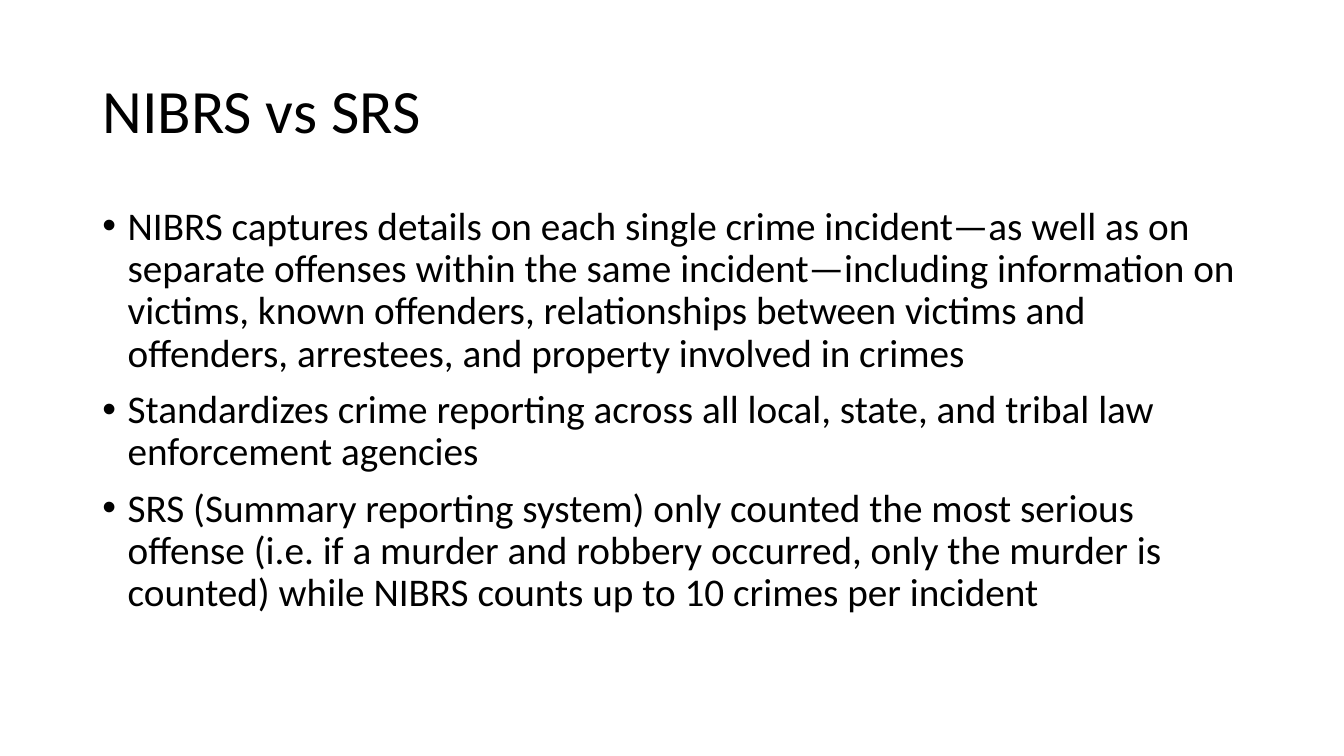
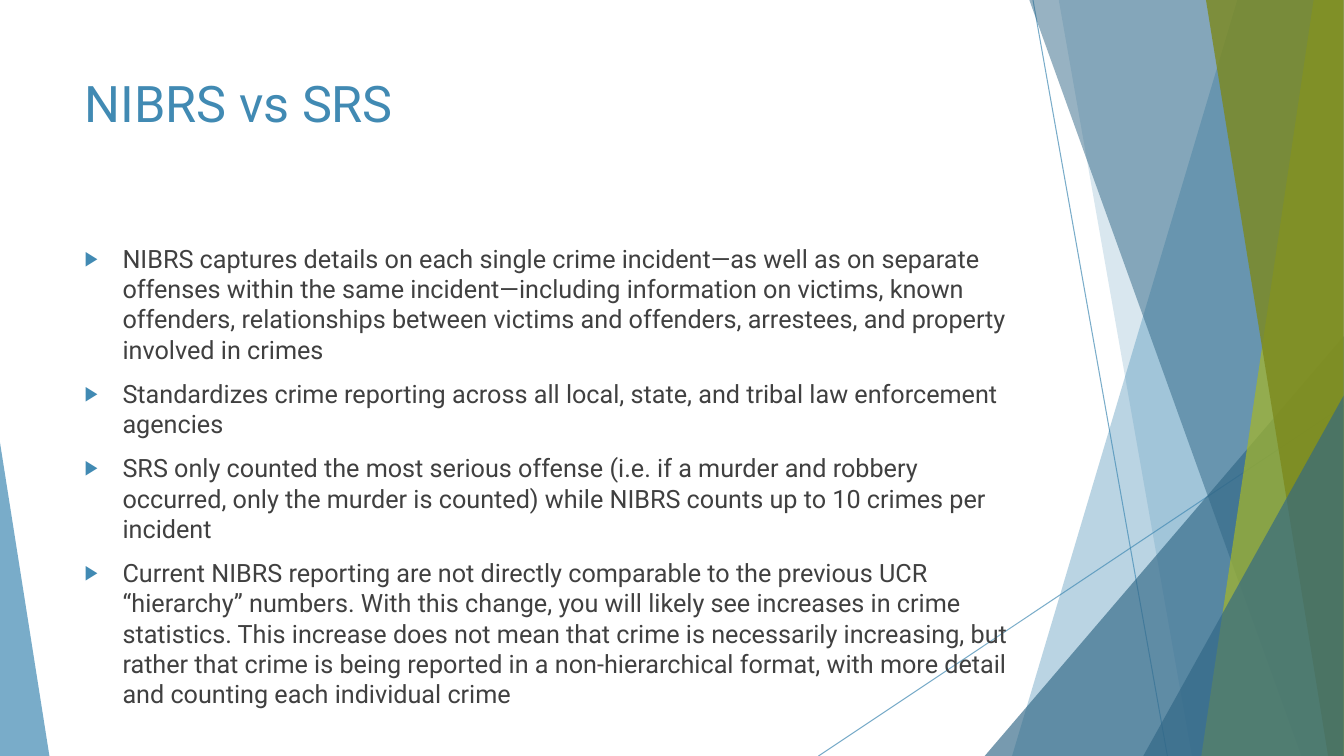
Before and after one commit to wumcrc/monthly-crime-reports, a slide deck: slide 3 of NIBRS/results/test.pptx. Drawn at 1344x756 pixels with LibreOffice and Linux fonts; fonts in the diff are those of the drawing. Boxes give left, top, right and bottom in pixels: in the first picture for what was removed or moved away, otherwise in the second. Text is boxed around its words. In the diff, an @@ line names an element or a change of style, - is before the commit and + after.

Commit message:
Update pptx theme/adjust flextable position

```diff
--- a/NIBRS/results/test.pptx
+++ b/NIBRS/results/test.pptx
@@ title "NIBRS vs SRS": place and size @@
-title "NIBRS vs SRS" at (102, 93, 421, 134)
+title "NIBRS vs SRS" at (85, 85, 393, 123)
@@ title "NIBRS vs SRS" at (85, 85, 393, 123): size 44 to 36 pt, font Calibri to Roboto, text colour #000000 to #418AB3; line spacing 0.9 to 1; vertical alignment middle to top @@
@@ text "NIBRS captures details on each ...": place and size @@
-text "NIBRS captures details on each ..." at (128, 212, 1234, 613)
+text "NIBRS captures details on each ..." at (123, 249, 1007, 679)
@@ text at (123, 249, 1006, 439): size 28 to 18 pt, font Calibri to Roboto, text colour #000000 to #404040 in "NIBRS captures details on each single crime ...", "Standardizes crime reporting across all local, state, ..."; bullet • to ▶; line spacing 0.9 to 1 @@
@@ group added at (0, 0, 1344, 756): 5 freeform shapes, 3 triangles, 2 lines @@
@@ text at (123, 457, 1007, 679): text changed; size 28 to 18 pt; font Calibri to Roboto; text colour #000000 to #404040 @@
-• SRS (Summary reporting system) only counted the most serious offense (i.e. if a murder and robbery occurred, only the murder is counted) while NIBRS counts up to 10 crimes per incident
+▶ SRS only counted the most serious offense (i.e. if a murder and robbery occurred, only the murder is counted) while NIBRS counts up to 10 crimes per incident
+▶ Current NIBRS reporting are not directly comparable to the previous UCR “hierarchy” numbers. With this change, you will likely see increases in crime statistics. This increase does not mean that crime is necessarily increasing, but rather that crime is being reported in a non-hierarchical format, with more detail and counting each individual crime
```
Also in this commit, not shown: 30 other slides changed, 2 other files.
